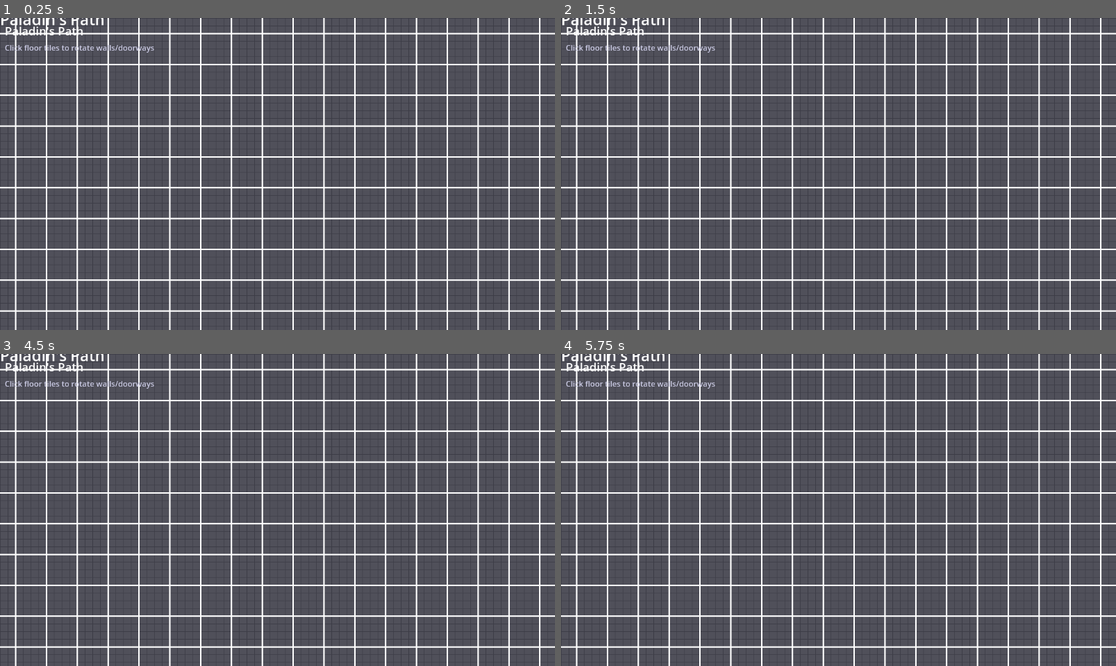
Above: before the commit, frames 1-4 (two rows, left to right).
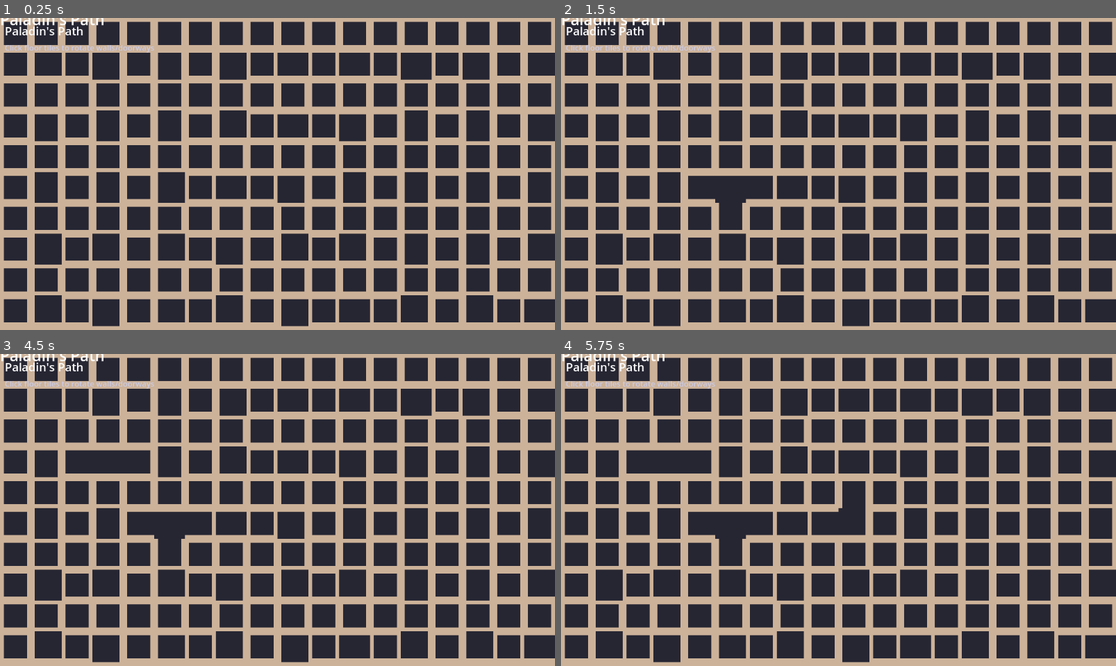
Above: after the commit, the same moments.

Repository: cutopia/paladin
Game: Godot game, scene res://scenes/main.tscn
Two runs of this game, one before a commit and one after it. Both use one fixed random seed, a clock stepped at 60 frames per second and the inputs below.
Inputs (mouse positions are in pixels of both pictures, inside the frame that each line leads up to):
- Up to frame 1 (0.25 s): no input
- Up to frame 2 (1.5 s): tap Enter at 0.5 s; move the mouse to (960, 158) at 0.52 s; click (960, 158) at 0.67 s; tap Space at 1.25 s; move the mouse to (727, 189) at 1.27 s; click (727, 189) at 1.42 s
- Up to frame 3 (4.5 s): tap Enter at 2, 3.5 s; move the mouse to (333, 441) at 2.02 s; click (333, 441) at 2.17 s; tap Space at 2.75, 4.25 s; move the mouse to (249, 572) at 2.77 s; click (249, 572) at 2.92 s; move the mouse to (444, 556) at 3.52 s; click (444, 556) at 3.67 s; move the mouse to (111, 463) at 4.27 s; click (111, 463) at 4.42 s
- Up to frame 4 (5.75 s): move the mouse to (866, 510) at 5.02 s; click (866, 510) at 5.17 s

The runs differ from the first frame. In frame 1, 97% of the frame differs, in the area x 0-100%, y 0-100%; in frame 2, 97%; in frame 3, 97%; in frame 4, 97%.

Commit message:
it kinda works

Diff:
--- a/scenes/Game.tscn
+++ /dev/null
@@ -1,16 +0,0 @@
-[gd_scene load_steps=4 format=3 uid="uid://c5hwv0wcifkjp"]
-
-[ext_resource type="Script" uid="uid://6xbmj6w80ay" path="res://scripts/Game.gd" id="1_script"]
-[ext_resource type="Script" uid="uid://ugap5xoyfagl" path="res://scripts/DungeonManager.gd" id="2_script"]
-[ext_resource type="Script" uid="uid://by1qcqyfw5qid" path="res://scripts/UI.gd" id="3_script"]
-
-[node name="Game" type="Node2D"]
-script = ExtResource("1_script")
-
-[node name="DungeonManager" type="Node2D" parent="."]
-script = ExtResource("2_script")
-
-[node name="UI" type="Control" parent="."]
-layout_mode = 3
-anchors_preset = 0
-script = ExtResource("3_script")
--- a/scenes/main.tscn
+++ b/scenes/main.tscn
@@ -6,24 +6,6 @@
 
 [node name="Game" type="Node2D"]
 script = ExtResource("1_script")
-
-[node name="Background" type="ColorRect" parent="."]
-anchors_preset = -1
-anchor_left = 0.5
-anchor_right = 1.0
-anchor_bottom = 1.0
-grow_horizontal = 2
-grow_vertical = 2
-color = Color(0.1, 0.1, 0.15, 1)
-
-[node name="GridContainer" type="Control" parent="."]
-layout_mode = 3
-anchor_left = 0.5
-anchor_right = 1.0
-anchor_bottom = 1.0
-grow_horizontal = 2
-grow_vertical = 2
-mouse_filter = 2
 
 [node name="DungeonManager" type="Node2D" parent="."]
 script = ExtResource("2_script")
--- a/scripts/DungeonManager.gd
+++ b/scripts/DungeonManager.gd
@@ -1,6 +1,6 @@
 # DungeonManager.gd - Manages dungeon generation using recursive maze algorithm
 
-extends CanvasItem  # Changed from Node2D to CanvasItem for proper drawing
+extends Node2D
 
 const Side = preload("res://scripts/Side.gd")
 const Tile = preload("res://scripts/Tile.gd")
@@ -18,12 +18,10 @@
 # Visual nodes storage
 var tile_visuals: Array[Array] = []
 
-# Track which cells have been visited during maze generation
-var visited_cells: Array[Array] = []
-
 func _ready():
 	floor_texture = preload("res://assets/sprites/tile_sprites.png")
-	# Now properly draws via CanvasItem's _draw() method instead of connect()
+	set_process_input(true)
+	queue_redraw()
 
 func start_game() -> void:
 	print("Starting game at level %d" % current_level)
@@ -35,13 +33,11 @@
 func generate_dungeon() -> void:
 	tiles.clear()
 	tile_visuals.clear()
-	visited_cells.clear()
 
 	# Initialize all tiles with walls on all sides
 	for y in range(grid_height):
 		var row = []
 		var visual_row = []
-		var visited_row = []
 		for x in range(grid_width):
 			var tile = Tile.new()
 			# Set all sides to WALL initially
@@ -51,10 +47,8 @@
 			tile.set_state(Side.SIDE_LEFT, Tile.State.WALL)
 			row.append(tile)
 			visual_row.append(null)
-			visited_row.append(false)
 		tiles.append(row)
 		tile_visuals.append(visual_row)
-		visited_cells.append(visited_row)
 
 	# Generate maze using recursive backtracking starting from (1,1)
 	var start_x = 1
@@ -68,9 +62,11 @@
 		for x in range(grid_width):
 			create_tile_visual(x, y, tiles[y][x])
 
+	queue_redraw()
+
 func generate_maze(x: int, y: int) -> void:
 	# Mark current cell as visited
-	visited_cells[y][x] = true
+	tiles[y][x].visited = true
 
 	# Get unvisited neighbors (cells that are 2 steps away with walls between)
 	var neighbors = get_unvisited_neighbors(x, y)
@@ -102,7 +98,7 @@
 	]
 
 	for dir in directions:
-		if is_valid_cell(dir.x, dir.y) and not visited_cells[dir.y][dir.x]:
+		if is_valid_cell(dir.x, dir.y) and not tiles[dir.y][dir.x].visited:
 			neighbors.append({"x": dir.x, "y": dir.y})
 
 	return neighbors
@@ -132,63 +128,58 @@
 			tiles[y1][x1].set_state(Side.SIDE_RIGHT, Tile.State.DOORWAY)
 
 func create_tile_visual(x: int, y: int, tile: Tile) -> void:
-	var floor_sprite = Sprite2D.new()
-	floor_sprite.texture = floor_texture
-	floor_sprite.position = Vector2(x * tile_size + tile_size/2, y * tile_size + tile_size/2)
-	add_child(floor_sprite)
-
-	# Create wall visualization using a Control node for lines
-	var wall_container = Control.new()
-	wall_container.name = "WallVisuals_%d_%d" % [x, y]
-	wall_container.size = Vector2(tile_size, tile_size)
-	wall_container.position = Vector2(x * tile_size, y * tile_size)
-	floor_sprite.add_child(wall_container)
-
-	# Store reference for later updates
-	floor_sprite.set_meta("grid_x", x)
-	floor_sprite.set_meta("grid_y", y)
-	floor_sprite.set_meta("wall_layer", wall_container)
-
-	tile_visuals[y][x] = floor_sprite
+	# Store the tile position for later use in drawing
+	var tile_data = {
+		"x": x,
+		"y": y,
+		"tile": tile
+	}
+	tile_visuals[y][x] = tile_data
+
+	print("Created visual for tile at (%d,%d)" % [x, y])
 
 func _draw() -> void:
-	# Draw only walls as filled rectangles; doorways remain open
+	# Draw floor tiles and walls using CanvasItem drawing methods
+
+	# First draw floor background for all tiles
+	for y in range(grid_height):
+		for x in range(grid_width):
+			var tile_pos = Vector2(x * tile_size, y * tile_size)
+
+			# Draw floor background - use a simple color to avoid texture issues
+			var floor_color = Color(0.15, 0.15, 0.2, 1)  # Very dark blue-gray
+			draw_rect(Rect2(tile_pos, Vector2(tile_size, tile_size)), floor_color)
+
+	# Then draw walls as lines/rectangles on top
+	var wall_color = Color(0.8, 0.7, 0.6, 1)  # Lighter brownish for walls
+	var line_width = 8
+
 	for y in range(grid_height):
 		for x in range(grid_width):
 			var tile = tiles[y][x]
-			var wc = tile_visuals[y][x].get_meta("wall_layer")
-			if not wc:
-				continue
-
-			var wall_color = Color(0.6, 0.5, 0.4, 1)  # Brownish for walls
-			var line_width = 8
-
-			# Draw each side as a filled rectangle instead of lines
+
+			# Calculate position relative to this CanvasItem
+			var tile_pos = Vector2(x * tile_size, y * tile_size)
+
+			# Draw each side as a filled rectangle
 			for side in [Side.SIDE_TOP, Side.SIDE_RIGHT, Side.SIDE_BOTTOM, Side.SIDE_LEFT]:
 				var state = tile.get_state(side)
 				if state == Tile.State.WALL:
 					match side:
 						Side.SIDE_TOP:
 							# Draw top edge rectangle
-							draw_rect(Rect2(wc.position.x, wc.position.y, wc.size.x, line_width), wall_color)
+							draw_rect(Rect2(tile_pos.x, tile_pos.y, tile_size, line_width), wall_color)
 						Side.SIDE_RIGHT:
 							# Draw right edge rectangle
-							draw_rect(Rect2(wc.position.x + wc.size.x - line_width, wc.position.y, line_width, wc.size.y), wall_color)
+							draw_rect(Rect2(tile_pos.x + tile_size - line_width, tile_pos.y, line_width, tile_size), wall_color)
 						Side.SIDE_BOTTOM:
 							# Draw bottom edge rectangle
-							draw_rect(Rect2(wc.position.x, wc.position.y + wc.size.y - line_width, wc.size.x, line_width), wall_color)
+							draw_rect(Rect2(tile_pos.x, tile_pos.y + tile_size - line_width, tile_size, line_width), wall_color)
 						Side.SIDE_LEFT:
 							# Draw left edge rectangle
-							draw_rect(Rect2(wc.position.x, wc.position.y, line_width, wc.size.y), wall_color)
-
-func update_wall_visuals(wall_container: Control, tile: Tile) -> void:
-	# Update the stored tile reference and redraw
-	wall_container.set_meta("tile", tile)
-	queue_redraw()
-
-	var x = int(wall_container.position.x / tile_size)
-	var y = int(wall_container.position.y / tile_size)
-	print("Updated walls at (%d,%d)" % [x, y])
+							draw_rect(Rect2(tile_pos.x, tile_pos.y, line_width, tile_size), wall_color)
+
+
 
 func spawn_paladin() -> void:
 	# Spawn paladin at center of dungeon
@@ -270,15 +261,8 @@
 	# Update adjacent tiles to match shared walls
 	update_adjacent_walls(x, y, tile)
 
-	# Update visual representation for this tile and neighbors
-	for dy in [-1, 0, 1]:
-		for dx in [-1, 0, 1]:
-			var nx = x + dx
-			var ny = y + dy
-			if nx >= 0 and nx < grid_width and ny >= 0 and ny < grid_height:
-				var wc = tile_visuals[ny][nx].get_meta("wall_layer")
-				if wc:
-					update_wall_visuals(wc, tiles[ny][nx])
+	# Trigger redraw for visual updates
+	queue_redraw()
 
 	print("Rotated tile at (%d,%d) %s" % [x, y, "clockwise" if clockwise else "counter-clockwise"])
 	return true
--- a/scripts/Game.gd
+++ b/scripts/Game.gd
@@ -30,21 +30,7 @@
 	label.text = "Paladin's Path"
 	add_child(label)
 
-func _draw() -> void:
-	# Draw a simple grid to visualize the dungeon
-	var tile_size = 64
-	var grid_width = 20
-	var grid_height = 20
 
-	for y in range(grid_height):
-		for x in range(grid_width):
-			var rect = Rect2(x * tile_size, y * tile_size, tile_size, tile_size)
-
-			# Alternating colors to make grid visible
-			if (x + y) % 2 == 0:
-				draw_rect(rect, Color(0.2, 0.2, 0.3, 0.5), true)
-			else:
-				draw_rect(rect, Color(0.15, 0.15, 0.25, 0.5), true)
 
 func _input(event):
 	if event.is_action_pressed("ui_cancel"):
--- a/scripts/Tile.gd
+++ b/scripts/Tile.gd
@@ -5,23 +5,14 @@
 enum State { WALL, DOORWAY }
 
 var sides: Dictionary = {}
+var visited: bool = false
 
 func _init():
-	# Initialize with guaranteed mix of walls and doorways
-	# Use position-based seed for variety while ensuring each tile has both walls and doorways
-	var x = get_instance_id() & 0xFFFF
-	var y = (get_instance_id() >> 16) & 0xFFFF
-	var seed = hash("%d,%d" % [x, y])
-
-	# Ensure positive value and range 1-14 (patterns that have at least one wall and one doorway)
-	# Pattern 0 (0000) = all doorways, Pattern 15 (1111) = all walls - we exclude these
-	var abs_seed = seed if seed >= 0 else -seed
-	var pattern = (abs_seed % 14) + 1  # Range: 1 to 14
-
-	sides[Side.SIDE_TOP] = (pattern & 8) >> 3
-	sides[Side.SIDE_RIGHT] = (pattern & 4) >> 2
-	sides[Side.SIDE_BOTTOM] = (pattern & 2) >> 1
-	sides[Side.SIDE_LEFT] = pattern & 1
+	# Initialize with all walls - maze generation algorithm will create doorways
+	sides[Side.SIDE_TOP] = State.WALL
+	sides[Side.SIDE_RIGHT] = State.WALL
+	sides[Side.SIDE_BOTTOM] = State.WALL
+	sides[Side.SIDE_LEFT] = State.WALL
 
 func get_state(side: int) -> int:
 	return sides.get(side, State.WALL)
